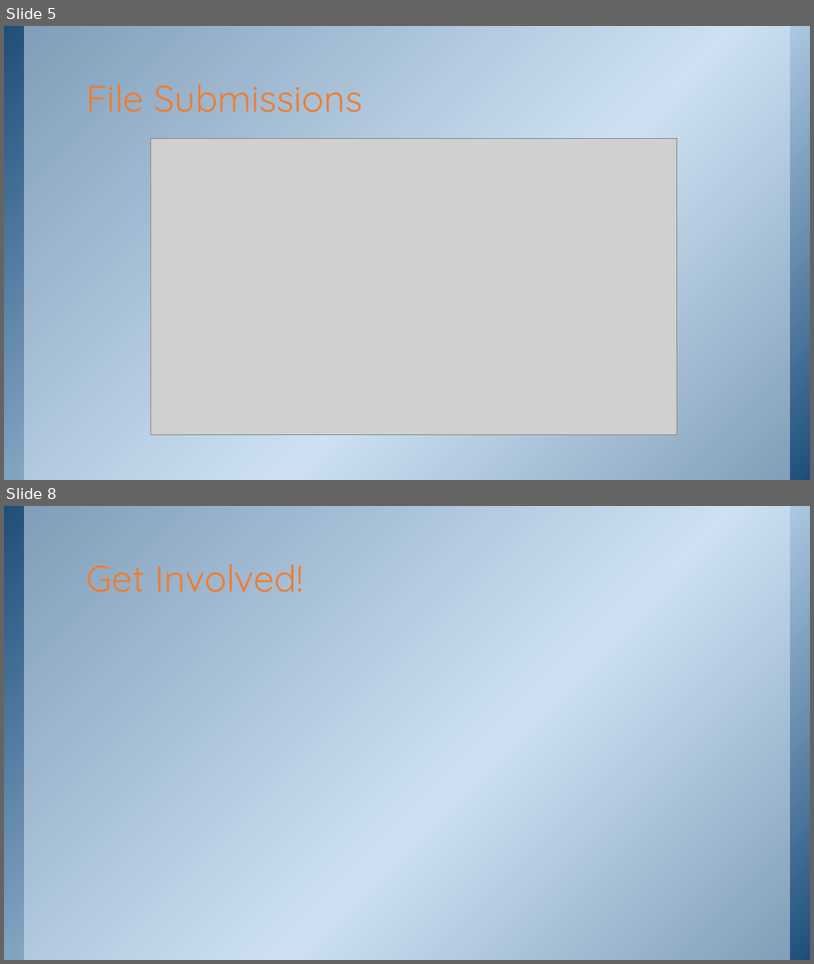
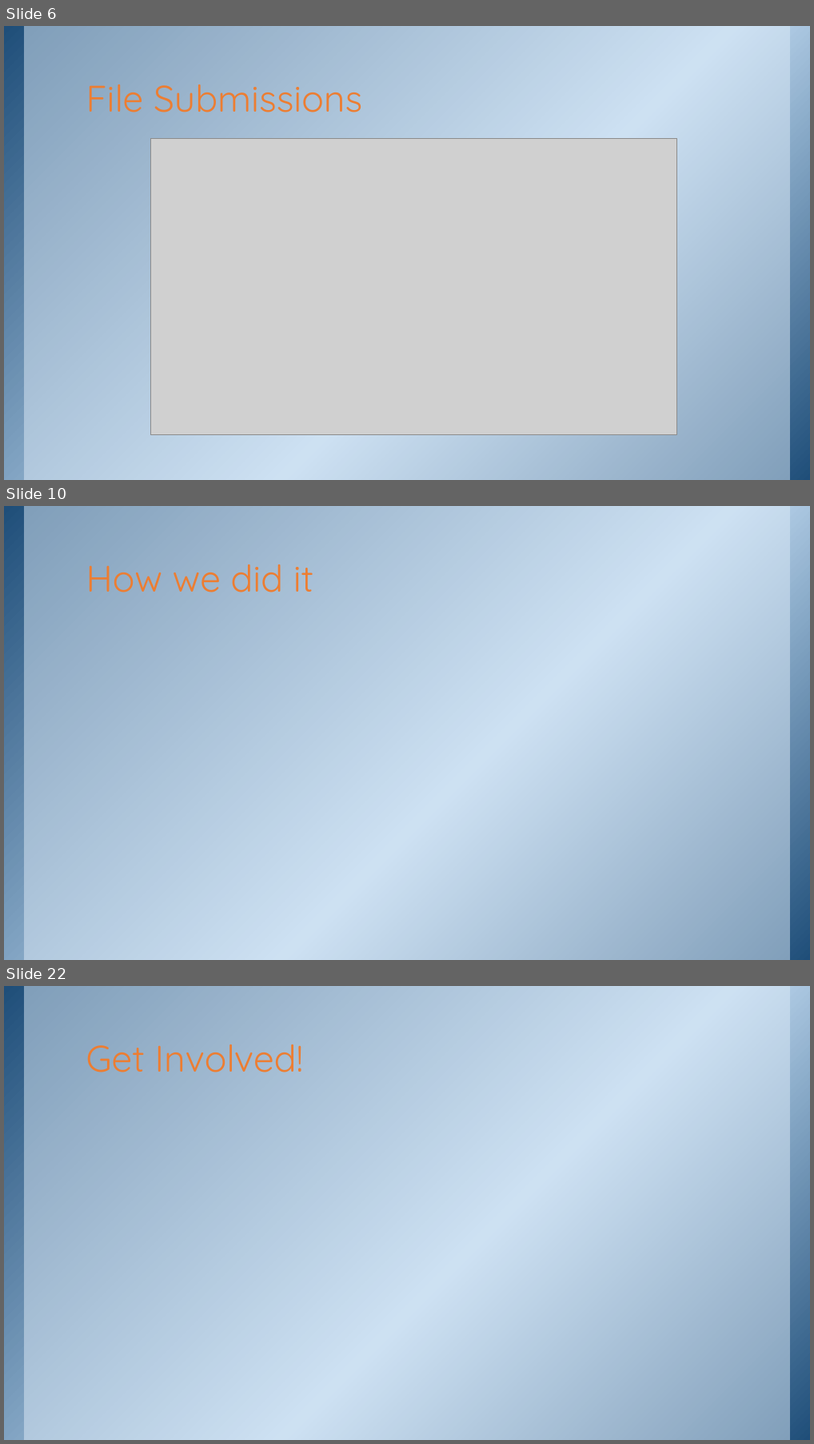
Before and after one commit to purpleabab/wtcs-data-systems-validators, a slide deck: document/DataTypeValidator.pptx. Shown one above the other, each under a label of ours: slides 5 and 8 before the commit, slides 6, 10 and 22 after it; the slides between them are not shown. The pictures are 814x964 and 814x1444 pixels, drawn with LibreOffice and Linux fonts; fonts in the diff are those of the drawing; grey boxes stand for pictures; background and template pictures are left out. Boxes give left, top, right and bottom in pixels: in the first picture for what was removed or moved away, otherwise in the second. Text is boxed around its words. In the diff, an @@ line names an element or a change of style, - is before the commit and + after.

```diff
--- a/document/DataTypeValidator.pptx
+++ b/document/DataTypeValidator.pptx
@@ slide 10 added at (4, 506, 810, 960), background picture (left out); not listed: 2 template elements that a slide beside it also shows @@
@@ title added at (86, 564, 314, 592), 44 pt, text #ED7D31 @@
+How we did it
@@ what was slide 5 is now slide 6 @@
@@ what was slide 8 is now slide 22 @@
```
Also in this commit, not shown: 2 slides changed, 13 other slides added, 1 other file.
